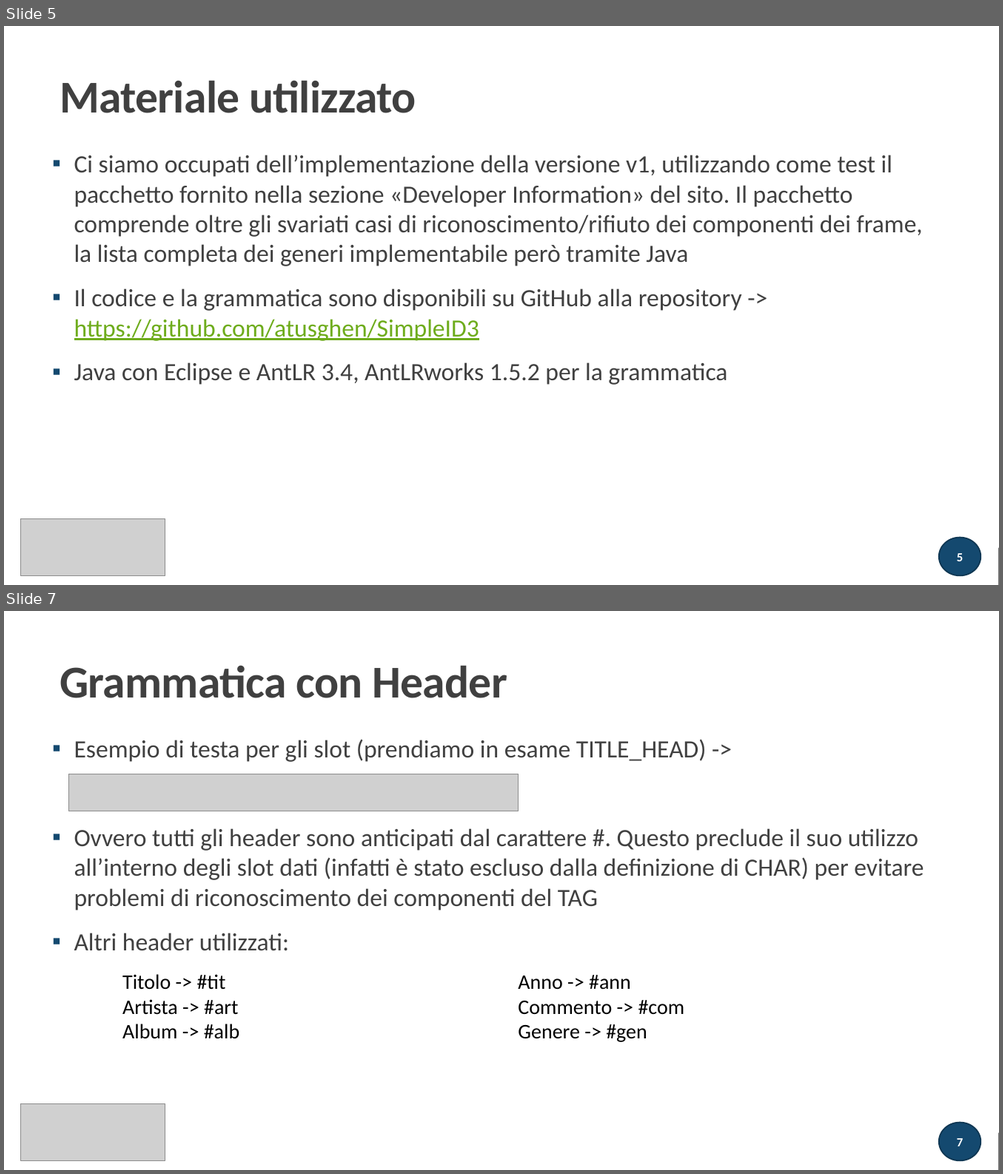
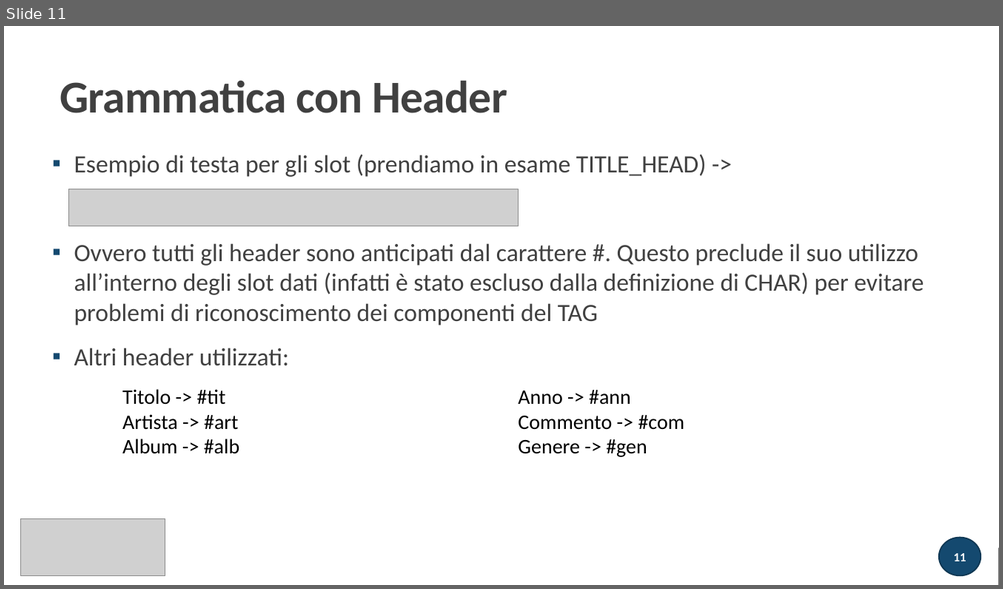
Before and after one commit to atusghen/SimpleID3, a slide deck: presentazione tecnica.pptx. Shown one above the other, each under a label of ours: slides 5 and 7 before the commit, slide 11 after it; the slides between them are not shown. The pictures are 1003x1174 and 1003x589 pixels, drawn with LibreOffice and Linux fonts; fonts in the diff are those of the drawing; grey boxes stand for pictures. Boxes give left, top, right and bottom in pixels: in the first picture for what was removed or moved away, otherwise in the second. Text is boxed around its words. In the diff, an @@ line names an element or a change of style, - is before the commit and + after.

```diff
--- a/presentazione tecnica.pptx
+++ b/presentazione tecnica.pptx
@@ slide 5 removed at <box>4,26,999,585</box>, background #FFFFFF; not listed: 1 template element that a slide beside it also shows @@
@@ rectangle removed at <box>4,26,999,585</box> @@
@@ title removed at <box>60,80,416,113</box> @@
-Materiale utilizzato
@@ text removed at <box>74,155,922,385</box> @@
-▪ Ci siamo occupati dell’implementazione della versione v1, utilizzando come test il pacchetto fornito nella sezione «Developer Information» del sito. Il pacchetto comprende oltre gli svariati casi di riconoscimento/rifiuto dei componenti dei frame, la lista completa dei generi implementabile però tramite Java
-▪ Il codice e la grammatica sono disponibili su GitHub alla repository -> https://github.com/atusghen/SimpleID3
-▪ Java con Eclipse e AntLR 3.4, AntLRworks 1.5.2 per la grammatica
@@ line removed from (53, 241) to (284, 241) @@
@@ rectangle removed at <box>53,228,293,266</box> @@
@@ picture removed at <box>21,519,166,577</box> @@
@@ rectangle removed at <box>4,548,999,585</box> @@
@@ page number removed at <box>939,538,981,576</box> @@
-5
@@ what was slide 7 is now slide 11 @@
@@ page number at <box>953,554,966,562</box>: text changed @@
-7
+11
```
Also in this commit, not shown: 4 slides changed, 13 slides added, 3 other slides removed, 3 other files.
